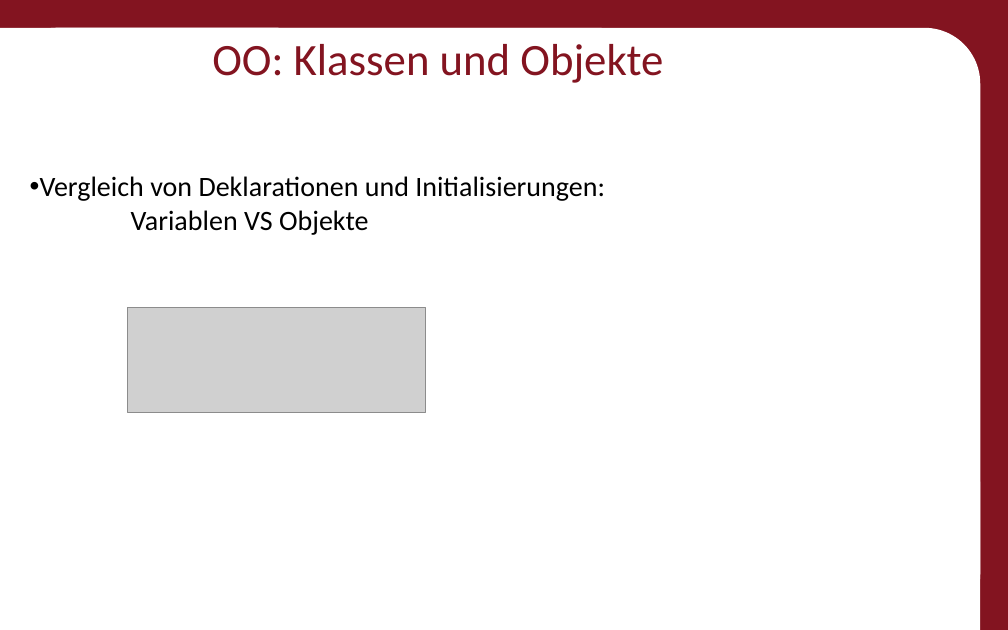
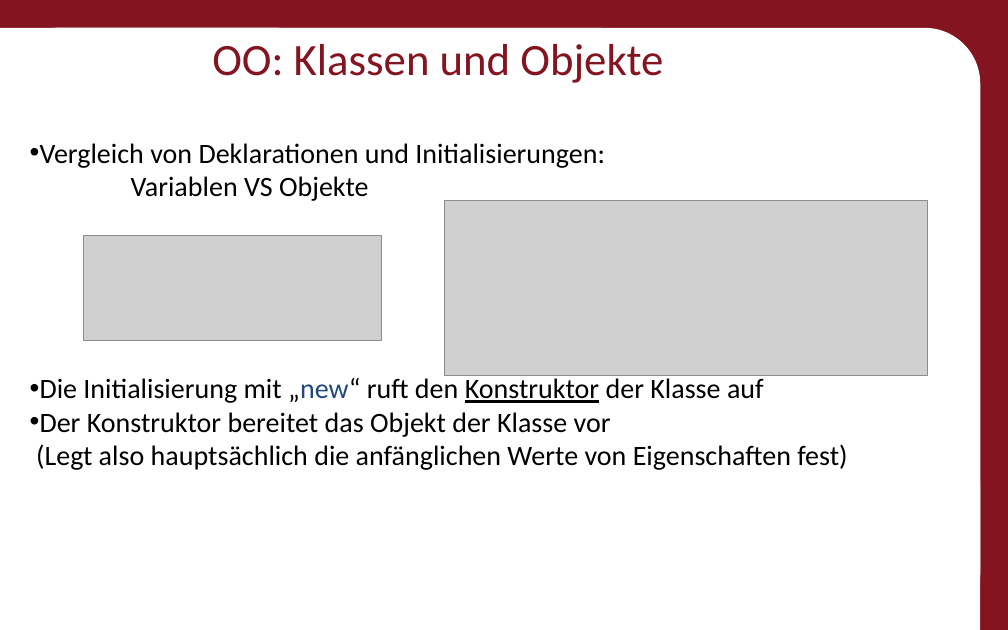
Before and after one commit to Roboscope/java-with-nao, a slide deck: slide 33 of Präsentationen/Anfänger - Java mit NAO.pptx. Drawn at 1008x630 pixels with LibreOffice and Linux fonts; fonts in the diff are those of the drawing; grey boxes stand for pictures; background and template pictures are left out. Boxes give left, top, right and bottom in pixels: in the first picture for what was removed or moved away, otherwise in the second. Text is boxed around its words. In the diff, an @@ line names an element or a change of style, - is before the commit and + after.

```diff
--- a/Präsentationen/Anfänger - Java mit NAO.pptx
+++ b/Präsentationen/Anfänger - Java mit NAO.pptx
@@ picture added at (445,201,901,376) @@
@@ picture added at (445,201,927,376) @@
@@ picture added at (83,236,381,341) @@
@@ picture removed at (128,307,426,412) @@
@@ text at (36,375,847,470): paragraphs added @@
+• Die Initialisierung mit „new“ ruft den Konstruktor der Klasse auf
+• Der Konstruktor bereitet das Objekt der Klasse vor
+  (Legt also hauptsächlich die anfänglichen Werte von Eigenschaften fest)
```
Also in this commit, not shown: 10 other slides changed, 1 slide added, 26 other files.
